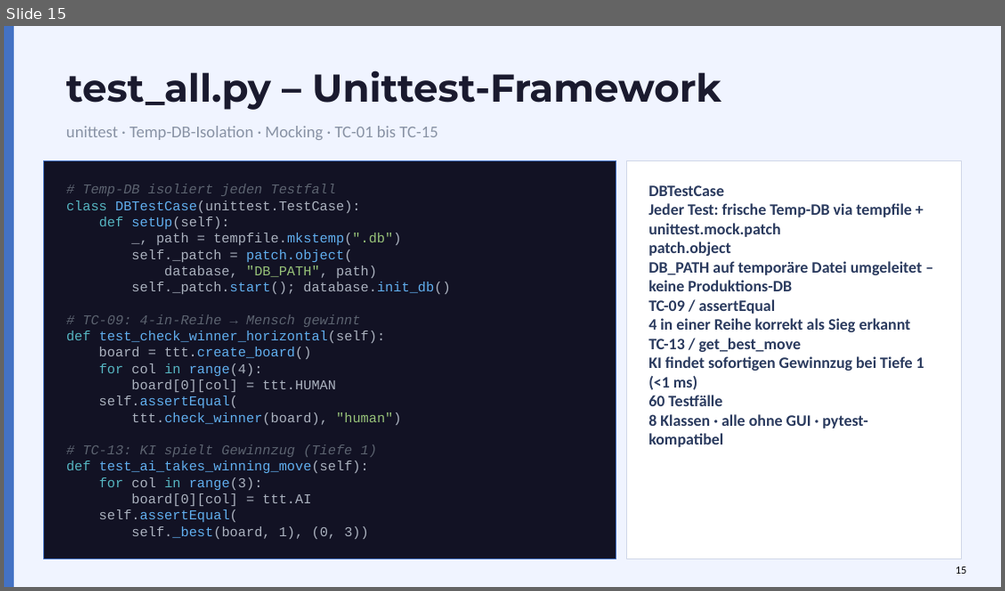
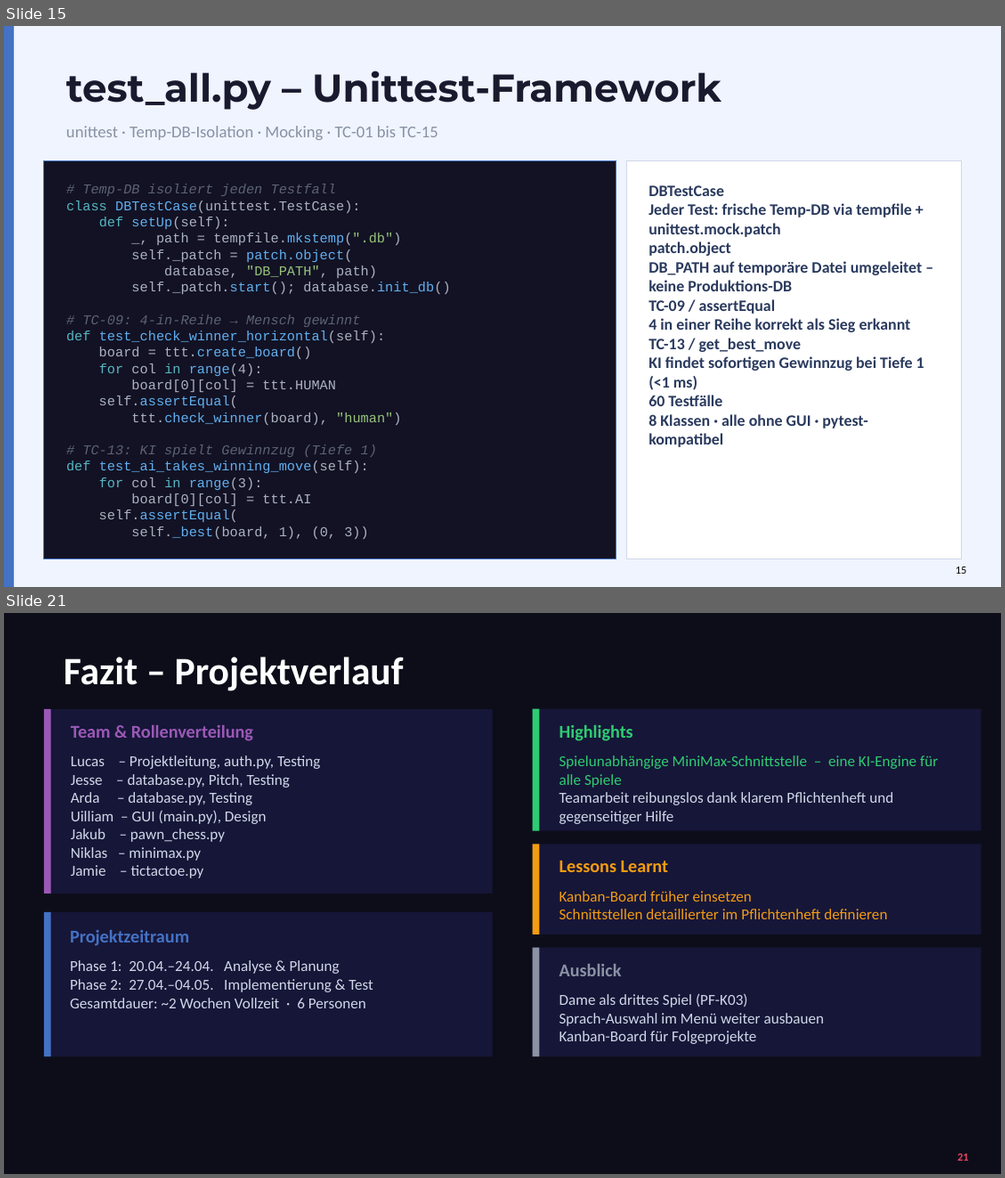
Before and after one commit to Tasterloster/Projekt_berufsschule, a slide deck: Präsentation/Präsentation_Projekt/HHBKTendo_Praesentation_1.pptx. Shown one above the other, each under a label of ours: slide 15 before the commit, slides 15 and 21 after it; the slides between them are not shown. The pictures are 1005x591 and 1005x1178 pixels, drawn with LibreOffice and Linux fonts; fonts in the diff are those of the drawing. Boxes give left, top, right and bottom in pixels: in the first picture for what was removed or moved away, otherwise in the second. Text is boxed around its words. In the diff, an @@ line names an element or a change of style, - is before the commit and + after.

```diff
--- a/Präsentation/Präsentation_Projekt/HHBKTendo_Praesentation_1.pptx
+++ b/Präsentation/Präsentation_Projekt/HHBKTendo_Praesentation_1.pptx
@@ slide 21 added at [4, 613, 1001, 1174], background #0D0D1A @@
@@ text added at [64, 657, 404, 691], 28 pt, text #FFFFFF, bold @@
+Fazit – Projektverlauf
@@ rectangle added at [44, 709, 493, 893], fill #161638 @@
@@ rectangle added at [44, 709, 51, 893], fill #9B59B6 @@
@@ rectangle added at [533, 709, 981, 830], fill #161638 @@
@@ rectangle added at [533, 709, 539, 830], fill #2ECC71 @@
@@ text added at [71, 725, 253, 741], 13 pt, text #9B59B6, bold @@
+Team & Rollenverteilung
@@ text added at [559, 725, 633, 741], 13 pt, text #2ECC71, bold @@
+Highlights
@@ text added at [71, 755, 320, 878], 11 pt, text #D0D7E8 @@
+Lucas – Projektleitung, auth.py, Testing
+Jesse – database.py, Pitch, Testing
+Arda – database.py, Testing
+Uilliam – GUI (main.py), Design
+Jakub – pawn_chess.py
+Niklas – minimax.py
+Jamie – tictactoe.py
@@ text added at [559, 755, 938, 824], 11 pt, text #D0D7E8 @@
+Spielunabhängige MiniMax-Schnittstelle – eine KI-Engine für alle Spiele
+Teamarbeit reibungslos dank klarem Pflichtenheft und gegenseitiger Hilfe
@@ rectangle added at [533, 844, 981, 935], fill #161638 @@
@@ rectangle added at [533, 844, 539, 935], fill #F39C12 @@
@@ text added at [559, 860, 668, 872], 13 pt, text #F39C12, bold @@
+Lessons Learnt
@@ text added at [559, 891, 887, 919], 11 pt, text #F39C12 @@
+Kanban-Board früher einsetzen
+Schnittstellen detaillierter im Pflichtenheft definieren
@@ rectangle added at [44, 912, 493, 1056], fill #161638 @@
@@ rectangle added at [44, 912, 51, 1056], fill #4472C4 @@
@@ text added at [70, 930, 189, 946], 13 pt, text #4472C4, bold @@
+Projektzeitraum
@@ rectangle added at [533, 947, 981, 1055], fill #161638 @@
@@ rectangle added at [533, 947, 539, 1055], fill #8A92A4 @@
@@ text added at [70, 960, 373, 1008], 11 pt, text #D0D7E8 @@
+Phase 1: 20.04.–24.04. Analyse & Planung
+Phase 2: 27.04.–04.05. Implementierung & Test
+Gesamtdauer: ~2 Wochen Vollzeit · 6 Personen
@@ text added at [559, 964, 622, 976], 13 pt, text #8A92A4, bold @@
+Ausblick
@@ text added at [559, 993, 825, 1044], 11 pt, text #D0D7E8 @@
+Dame als drittes Spiel (PF-K03)
+Sprach-Auswahl im Menü weiter ausbauen
+Kanban-Board für Folgeprojekte
@@ text added at [957, 1153, 969, 1160], 8 pt, text #E94560, bold @@
+21
```
Also in this commit, not shown: 1 slide changed, 5 other slides added.
